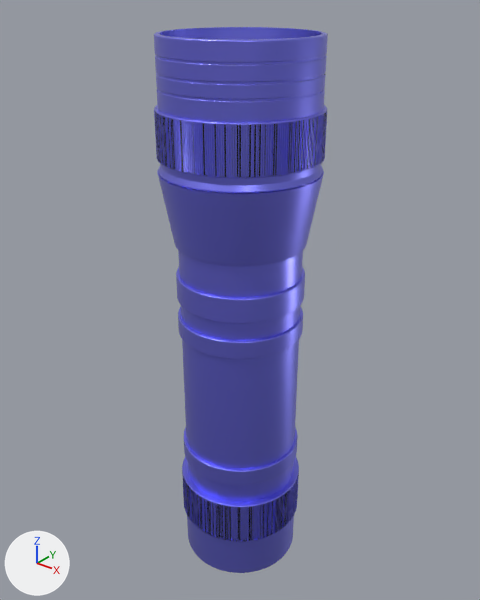
The glTF model Torch 1.glb as it was, and as the next commit left it.
One viewpoint serves both versions: a 50 mm lens placed at (0.0594, -0.0744, 0.0479), pointed at (-0.0012, 0.0014, 0.0009). Lighting does not change. The marker at lower left points along +X, +Y and +Z.
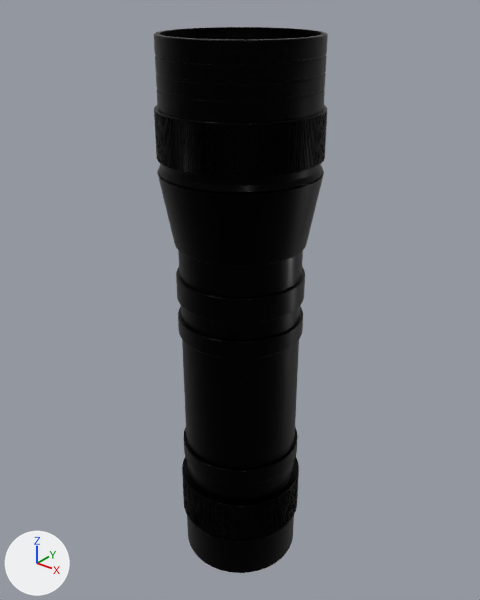
Changed parts and their boxes [x1, y1, x2, y2] in the pictures (480 x 600 px):
'Mesh_0', surface changed (blue to black)
    both: [154, 27, 328, 573]

What changed in the scene script:
```text
Change img_image_0:
    img_image_0: load_image('Image_0', '_unpacked/Image_0', 2048, 2048, 'sRGB') -> load_image('Image_0', '_unpacked/Image_0', 2048, 2048, 'Non-Color')
Change mat_material_0:
    remove # nodes: BsdfPrincipled, NormalMap, OutputMaterial, SeparateColor, TexImage x3
    nodes: BsdfPrincipled, NormalMap, OutputMaterial, TexImage
    colours: black #000000
    remove # uses the picture img_image_1
    remove # uses the picture img_image_2
```
